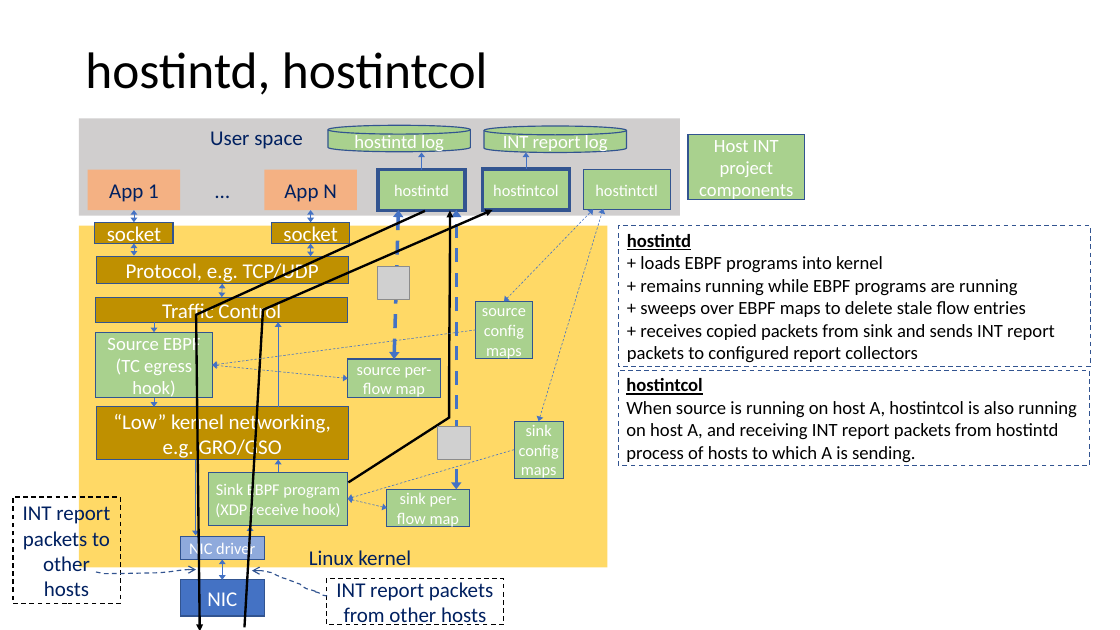
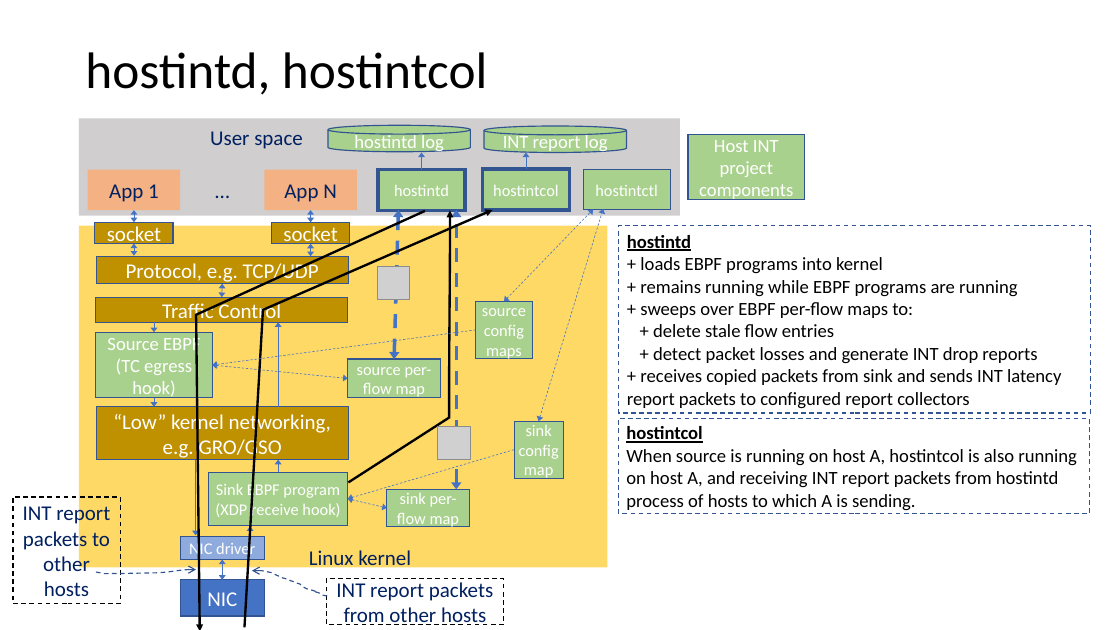
Before and after one commit to intel/host-int, a slide deck: slide 5 of docs/host-int-project.pptx. Drawn at 1120x630 pixels with LibreOffice and Linux fonts; fonts in the diff are those of the drawing; grey boxes stand for pictures. Boxes give left, top, right and bottom in pixels: in the first picture for what was removed or moved away, otherwise in the second. Text is boxed around its words. In the diff, an @@ line names an element or a change of style, - is before the commit and + after.

```diff
--- a/docs/host-int-project.pptx
+++ b/docs/host-int-project.pptx
@@ rectangle "hostintd": place and size @@
-rectangle "hostintd" at [619,226,1091,367]
+rectangle "hostintd" at [619,226,1091,413]
@@ text in rectangle at [627,302,1061,409]: text changed @@
-+ sweeps over EBPF maps to delete stale flow entries
-+ receives copied packets from sink and sends INT report packets to configured report collectors
++ sweeps over EBPF per-flow maps to:
++ delete stale flow entries
++ detect packet losses and generate INT drop reports
++ receives copied packets from sink and sends INT latency report packets to configured report collectors
@@ rectangle "hostintcol": place and size @@
-rectangle "hostintcol" at [618,371,1090,465]
+rectangle "hostintcol" at [618,418,1090,513]
@@ text in rectangle at [519,425,559,480]: text changed @@
-sink config maps
+sink config map
```
Also in this commit, not shown: 13 other slides changed, 30 other files.
